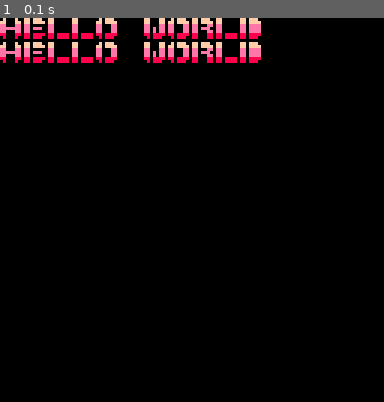
Above: before the commit, frame 1.
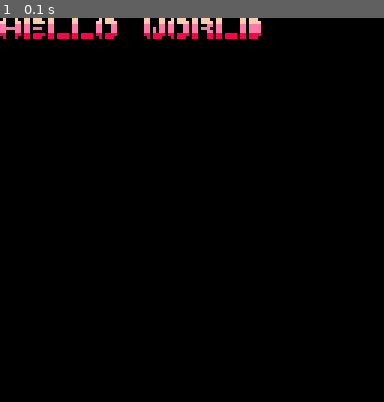
Above: after the commit, the same moment.

Repository: jbqueru/unoculus-p8
Game: PICO-8 cartridge mono.p8
The game is run twice, just before and just after one commit, with the same random seed, the same clock (stepped at 60 frames per second) and the same inputs.
Inputs:
- Up to frame 1 (0.1 s): no input

The runs differ from the first frame. In frame 1, 1.8% of the frame differs, in the area x 0-68%, y 6-12%.

Commit message:
Consolidate font at top of spritesheet

Diff:
--- a/mono.lua
+++ b/mono.lua
@@ -1,10 +1,6 @@
 function _draw()
 	cls(0)
-	intro_text = "HELLO WORLD"
-	for x=1,#intro_text do
-		spr(ord(intro_text,x),8*(x-1),0)
-	end
-	map(0,0,0,8,11,1)
+	map(0,0,0,0,11,1)
 end
 
 function _update60()
--- a/mono.p8
+++ b/mono.p8
@@ -19,37 +19,5 @@
 
 
 
-…(32 lines of a section not shown)…
 __map__
-48454c4c4f00574f524c44000000000000000000000000000000000000000000000000000000000000000000000000000000000000000000000000000000000000000000000000000000000000000000000000000000000000000000000000000000000000000000000000000000000000000000000000000000000000000000
+08050c0c0f00170f120c04000000000000000000000000000000000000000000000000000000000000000000000000000000000000000000000000000000000000000000000000000000000000000000000000000000000000000000000000000000000000000000000000000000000000000000000000000000000000000000
Not shown, changed: 46 lines of the sprite sheet (__gfx__) section of mono.p8
